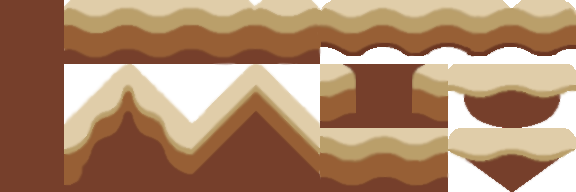
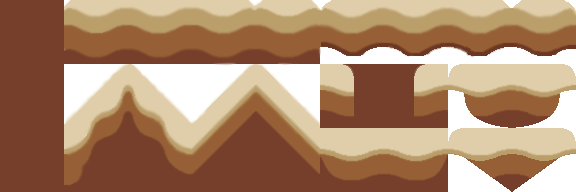
Layers edited between the first and the second 576px x 192px image:
added layer "texture" above "7eme piece" over [318, 64, 576, 192]
hid "7eme piece" over [448, 64, 576, 192]
hid "6eme piece", painted on it over [317, 64, 450, 186]
painted on "5eme piece" over [317, 126, 321, 176]
